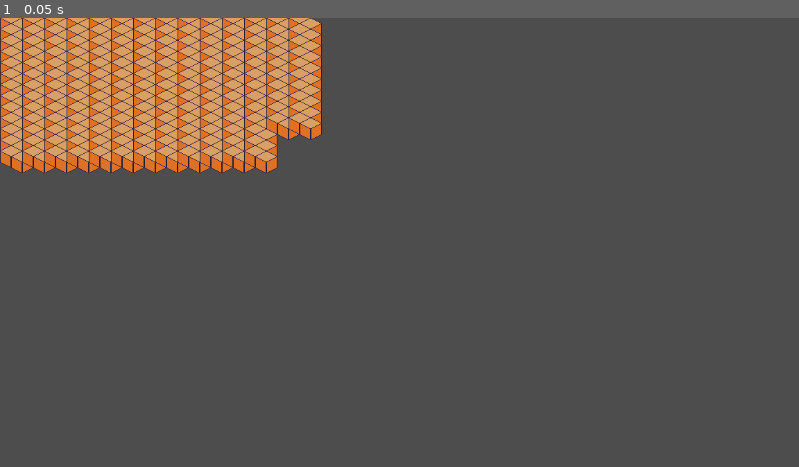
Above: before the commit, frame 1.
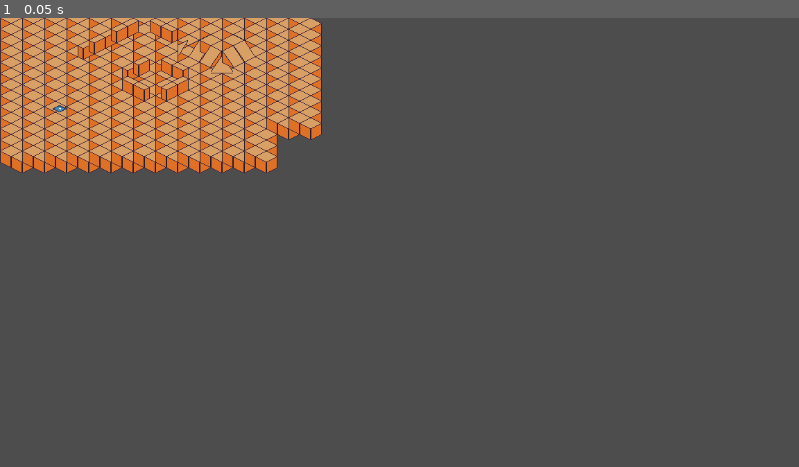
Above: after the commit, the same moment.

Repository: Technical-Incompetence/cliche
Game: Godot game, scene res://example.tscn
Same seed, same stepped clock (60 frames per second), same inputs: the game is played once before the commit and once after it. Before the commit the project has no main scene; this scene is started directly in both runs. The engine's default icon, where the game draws it, is replaced by a stand-in: a white triangle on a blue panel in a dark square.
Inputs:
- Up to frame 1 (0.05 s): no input

The runs differ from the first frame. In frame 1, 0.8% of the frame differs, in the area x 6-32%, y 0-21%.

Commit message:
testing

Diff:
--- a/example.tscn
+++ b/example.tscn
@@ -1,6 +1,13 @@
-[gd_scene load_steps=4 format=3 uid="uid://bl81igeey82gk"]
+[gd_scene load_steps=7 format=3 uid="uid://bl81igeey82gk"]
 
 [ext_resource type="Texture2D" uid="uid://oectc1qg7sfd" path="res://assets/tiles.png" id="1_insct"]
+[ext_resource type="Script" path="res://example.gd" id="1_wbx5t"]
+[ext_resource type="Texture2D" uid="uid://cgq60sgyjf46e" path="res://icon.svg" id="3_jtesv"]
+
+[sub_resource type="NavigationPolygon" id="NavigationPolygon_cii0h"]
+vertices = PackedVector2Array(-0.5, -15.5, 14.5, -8, 0, -0.5, -15, -8)
+polygons = [PackedInt32Array(0, 1, 2, 3)]
+outlines = [PackedVector2Array(-15, -8, 0, -0.5, 14.5, -8, -0.5, -15.5)]
 
 [sub_resource type="TileSetAtlasSource" id="TileSetAtlasSource_3ssfp"]
 texture = ExtResource("1_insct")
@@ -49,6 +56,7 @@
 0:1/0 = 0
 0:2/0 = 0
 0:0/0 = 0
+0:0/0/navigation_layer_0/polygon = SubResource("NavigationPolygon_cii0h")
 1:0/0 = 0
 1:1/0 = 0
 1:2/0 = 0
@@ -62,13 +70,30 @@
 [sub_resource type="TileSet" id="TileSet_l3ifg"]
 tile_shape = 1
 tile_size = Vector2i(32, 16)
+navigation_layer_0/layers = 1
 sources/0 = SubResource("TileSetAtlasSource_3ssfp")
 
 [node name="Node2D" type="Node2D"]
 texture_filter = 1
+script = ExtResource("1_wbx5t")
 
 [node name="TileMap" type="TileMap" parent="."]
 tile_set = SubResource("TileSet_l3ifg")
 cell_quadrant_size = 32
 format = 2
+layer_0/name = "Floor"
 layer_0/tile_data = PackedInt32Array(131073, 0, 0, 327680, 0, 0, 393217, 0, 0, 327681, 0, 0, 262145, 0, 0, 458753, 0, 0 …(4893 unchanged characters)…
+layer_1/name = "Level 1"
+layer_1/enabled = true
+layer_1/modulate = Color(1, 1, 1, 1)
+layer_1/y_sort_enabled = false
+layer_1/y_sort_origin = 0
+layer_1/z_index = 0
+layer_1/tile_data = PackedInt32Array(327683, 0, 1, 262148, 0, 1, 196612, 0, 1, 131077, 0, 1, 65541, 0, 1, 65542, 65536, 1, 720901, 0, 2, 786438, 0, 2, 196616, 131072, 0, 131081, 131072, 0, 131082, 196608, 0, 196618, 196608, 0, 327690, 196608, 1, 393226, 196608, 1, 327688, 131072, 1, 393225, 131072, 1, 458761, 131072, 2, 196617, 0, 0, 262153, 0, 0, 327689, 0, 0, 262154, 0, 0, 786439, 65536, 2, 262152, 196608, 2, 720903, 65536, 2, 589831, 65536, 1, 524295, 65536, 1, 524294, 0, 1, 589829, 0, 1, 131079, 65536, 1)
+
+[node name="Icon" type="Sprite2D" parent="."]
+position = Vector2(86, 131)
+rotation = 0.457276
+scale = Vector2(0.1, 0.1)
+skew = 0.645772
+texture = ExtResource("3_jtesv")
--- a/project.godot
+++ b/project.godot
@@ -11,6 +11,7 @@
 [application]
 
 config/name="Cliche"
+run/main_scene="res://example.tscn"
 config/features=PackedStringArray("4.0", "Mobile")
 config/icon="res://icon.svg"
 
